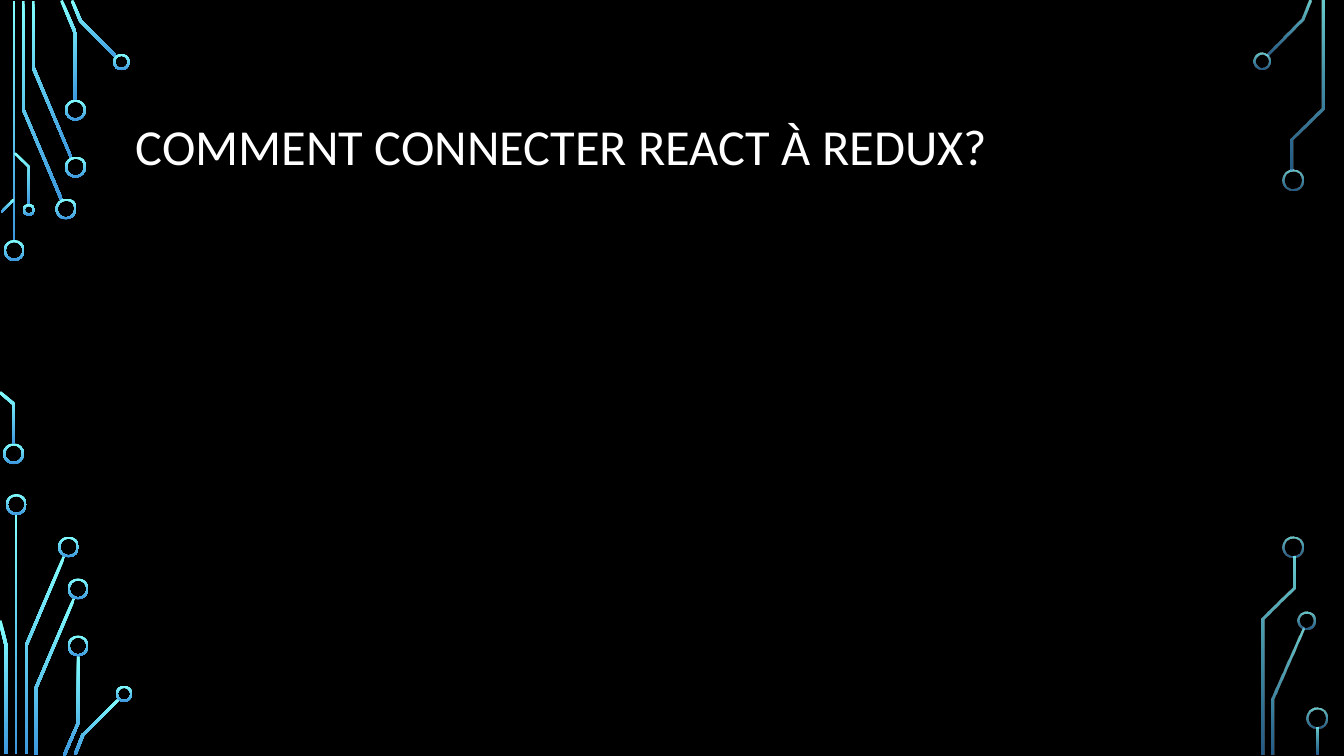
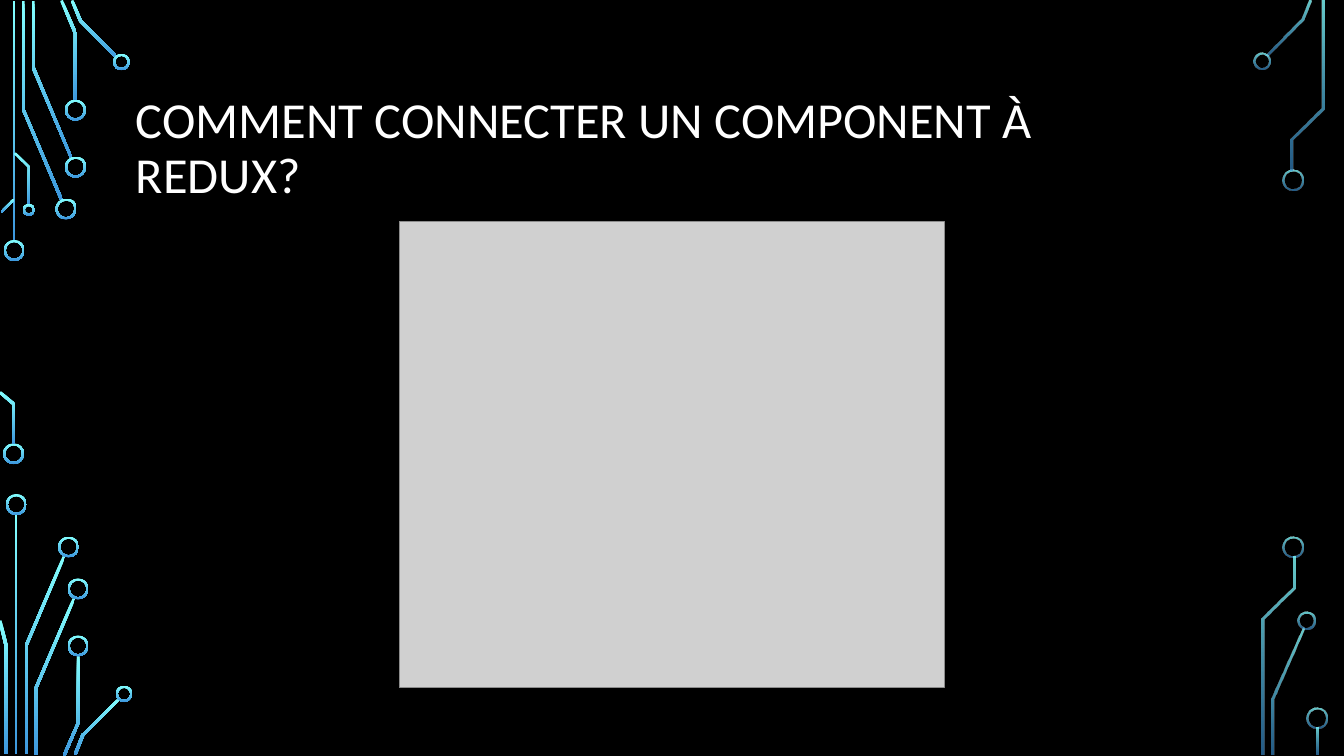
Before and after one commit to samuelgaudreau/formation-front-end-3, a slide deck: slide 16 of part-1/Redux+Patterns.pptx (slide 13 before the commit). Drawn at 1344x756 pixels with LibreOffice and Linux fonts; fonts in the diff are those of the drawing; grey boxes stand for pictures; background and template pictures are left out. Boxes give left, top, right and bottom in pixels: in the first picture for what was removed or moved away, otherwise in the second. Text is boxed around its words. In the diff, an @@ line names an element or a change of style, - is before the commit and + after.

```diff
--- a/part-1/Redux+Patterns.pptx
+++ b/part-1/Redux+Patterns.pptx
@@ title at (136,97,1031,194): text changed @@
-COMMENT CONNECTER REACT À REDUX?
+COMMENT CONNECTER UN COMPONENT À REDUX?
@@ picture added at (399,222,945,688) @@
```
Also in this commit, not shown: 7 other slides changed, 5 slides added, 2 slides removed.
